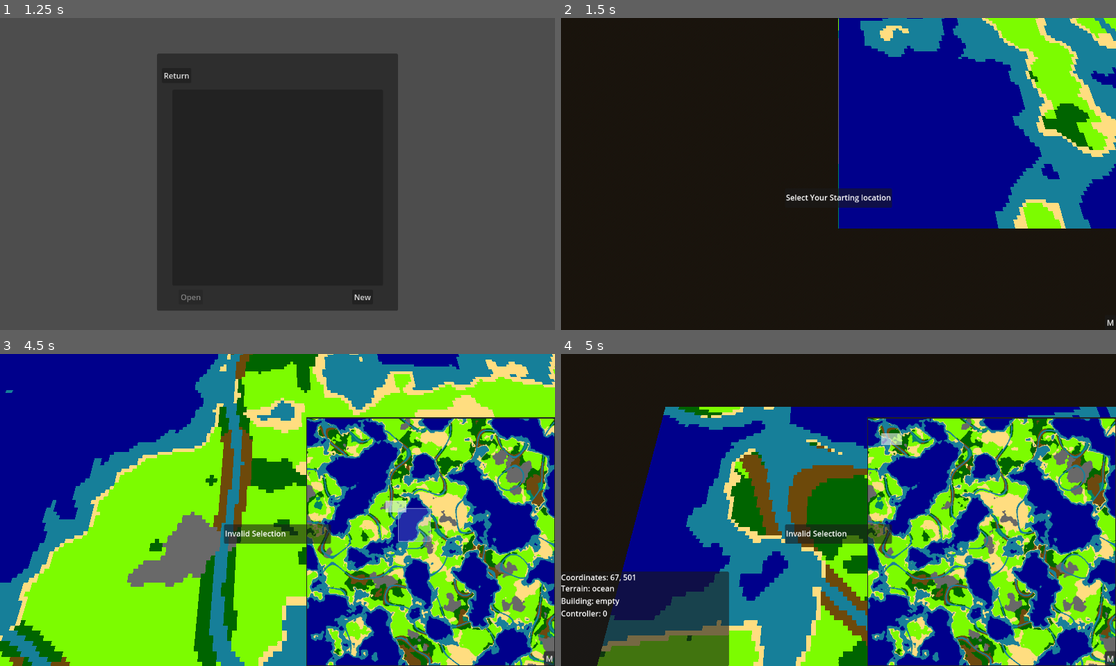
Above: before the commit, frames 1-4 (two rows, left to right).
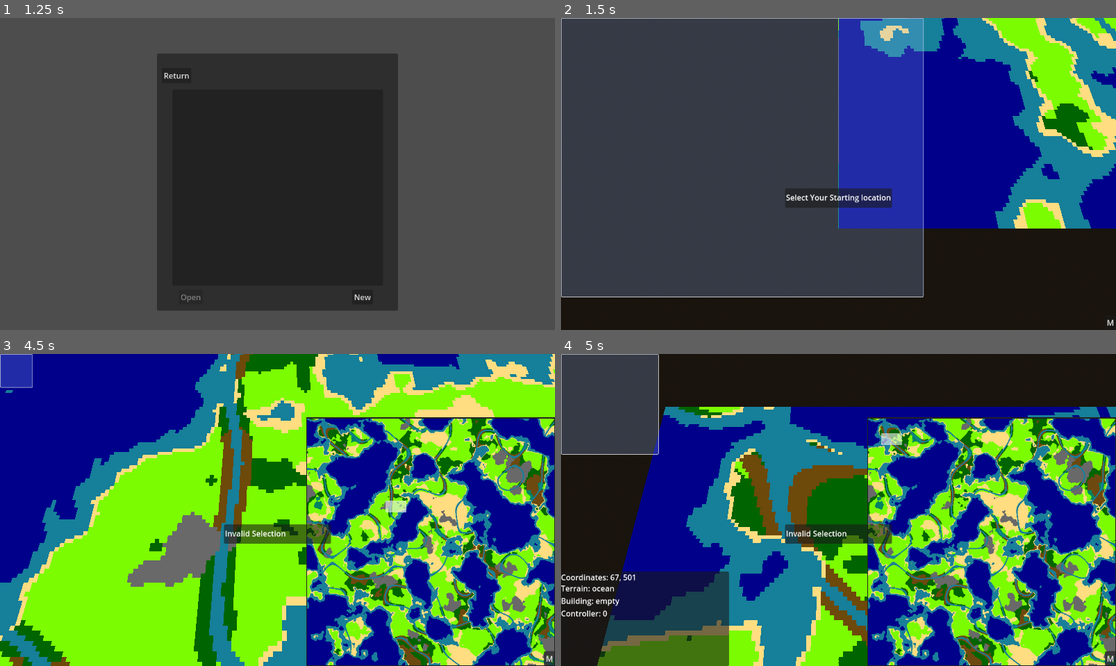
Above: after the commit, the same moments.

Repository: Bonono63/Grand-Strategy-Prototype-II
Game: Godot game, scene res://Menus/main_menu.tscn
Two runs of this game, one before a commit and one after it. Both use one fixed random seed, a clock stepped at 60 frames per second and the inputs below.
Inputs (mouse positions are in pixels of both pictures, inside the frame that each line leads up to):
- Up to frame 1 (1.25 s): click "Singleplayer" at 0.5 s
- Up to frame 2 (1.5 s): click "New" at 1.25 s
- Up to frame 3 (4.5 s): click "M" at 2 s; click "M" at 2.75 s; click "M" at 3.5 s; tap Enter at 4.25 s; drag from (432, 541) to (333, 441) at 4.27 s
- Up to frame 4 (5 s): no input

Frame 1 is identical in both runs. In frame 2, 57% of the frame differs, in the area x 0-66%, y 0-90%; in frame 3, 1.3%; in frame 4, 5.7%.
Error after the commit: Invalid assignment of property or key 'position' with value of type 'Vector2' on a base object of type 'null instance'. (res://selection.gd:52)

Commit message:
vaginalover6969

Diff:
--- /dev/null
+++ b/Test.tscn
@@ -0,0 +1,40 @@
+[gd_scene load_steps=5 format=3 uid="uid://llh8f0ewxd74"]
+
+[ext_resource type="Texture2D" uid="uid://rpfa5bwiwx82" path="res://Unit Icons/Infantry Division.png" id="2_5cvph"]
+[ext_resource type="Script" path="res://Unit.gd" id="2_b6ugp"]
+
+[sub_resource type="RectangleShape2D" id="RectangleShape2D_nq8h6"]
+size = Vector2(32, 32)
+
+[sub_resource type="StyleBoxFlat" id="StyleBoxFlat_pb0td"]
+bg_color = Color(0.6, 0.6, 0.6, 0)
+draw_center = false
+border_width_left = 1
+border_width_top = 1
+border_width_right = 1
+border_width_bottom = 1
+border_color = Color(0.415686, 0.870588, 1, 1)
+
+[node name="Units" type="Node2D"]
+
+[node name="Unit" type="CharacterBody2D" parent="." groups=["units"]]
+position = Vector2(-36, -3)
+
+[node name="Infantry" type="Sprite2D" parent="Unit"]
+texture_filter = 1
+position = Vector2(56, 23)
+texture = ExtResource("2_5cvph")
+script = ExtResource("2_b6ugp")
+
+[node name="UnitCollisionShape2D" type="CollisionShape2D" parent="Unit"]
+position = Vector2(56, 23)
+shape = SubResource("RectangleShape2D_nq8h6")
+
+[node name="Box" type="Panel" parent="Unit"]
+offset_left = 36.0
+offset_top = 3.0
+offset_right = 76.0
+offset_bottom = 43.0
+theme_override_styles/panel = SubResource("StyleBoxFlat_pb0td")
+
+[connection signal="input_event" from="Unit" to="Unit/Infantry" method="_on_unit_input_event"]
--- a/division.gd
+++ b/division.gd
@@ -1,28 +1,27 @@
-#class_name division
-
 var attack : float #decreases as strength decreases
 var defense : float #decreases as strength decreases
 var speed : float
+var morale : float #based on unit supply, damage being taken, and terrain modifiers
 var max_strength : float #based on manpower and supply
 var actual_strength : float
-var morale : float #based on unit supply, damage being taken, and terrain modifiers
 var supply : int
 var manpower : int
 var position : int
 var defense_mod: float #based on terrain
 var morale_break: bool = false
+var exists: bool = false
 
-var unit : Array = [attack, defense, speed, max_strength, actual_strength, morale, supply, manpower, defense_mod, morale_break, position]
+var unit : Array = [exists, position, attack, defense, speed, max_strength, actual_strength, morale, supply, manpower, defense_mod]
 
+func create(unit: Array): #creates a unit and assigns it stats
+	var starting_position = null
+	unit = [true, starting_position, null, null, null, null, null, null, null, null, null]
 
+func selected():
+	pass
 
-#larger units move slower through difficult terrain (at least until modern era)
+func move():
+	pass
 
 func combat(unitA: Array, unitB : Array):
-	print("balls")
-
-#func movement(unit: Array):
-#	if(unit[10] = )
-
-func overrun(unitA: Array):
-	print("diego")
+	pass
--- a/selection.gd
+++ b/selection.gd
@@ -10,6 +10,11 @@
 
 signal area_selected
 signal start_moving_selection
+
+@onready var box = get_node("selection_box")
+
+func _ready():
+	connect("area_selected", Callable(get_parent(), "_on_area_selected"))
 
 func _process(delta):
 	if Input.is_action_just_pressed("left_click"): #when the user clicks left mouse the vector begins
@@ -28,7 +33,7 @@
 			end_vector = mouse_position
 			is_dragging = false
 			draw_area(false)
-			emit_signal("area_selected")
+			emit_signal("area_selected", self)
 		else:
 			end = start
 			is_dragging = false
@@ -44,5 +49,5 @@
 	var position = Vector2()
 	position.x = min(start_vector.x, end_vector.x)
 	position.y = min(start_vector.y, end_vector.y)
-	get_node("Panel").position = position
-	get_node("Panel").size *= int(draw)
+	box.position = position
+	box.size *= int(draw)
Binary file added: Unit Icons/Artillery Division.png
Not shown, added: Unit Icons/Artillery Division.png.import
Binary file added: Unit Icons/Cavalry Division.png
Not shown, added: Unit Icons/Cavalry Division.png.import
Binary file added: Unit Icons/Infantry Division.png
Not shown, added: Unit Icons/Infantry Division.png.import
